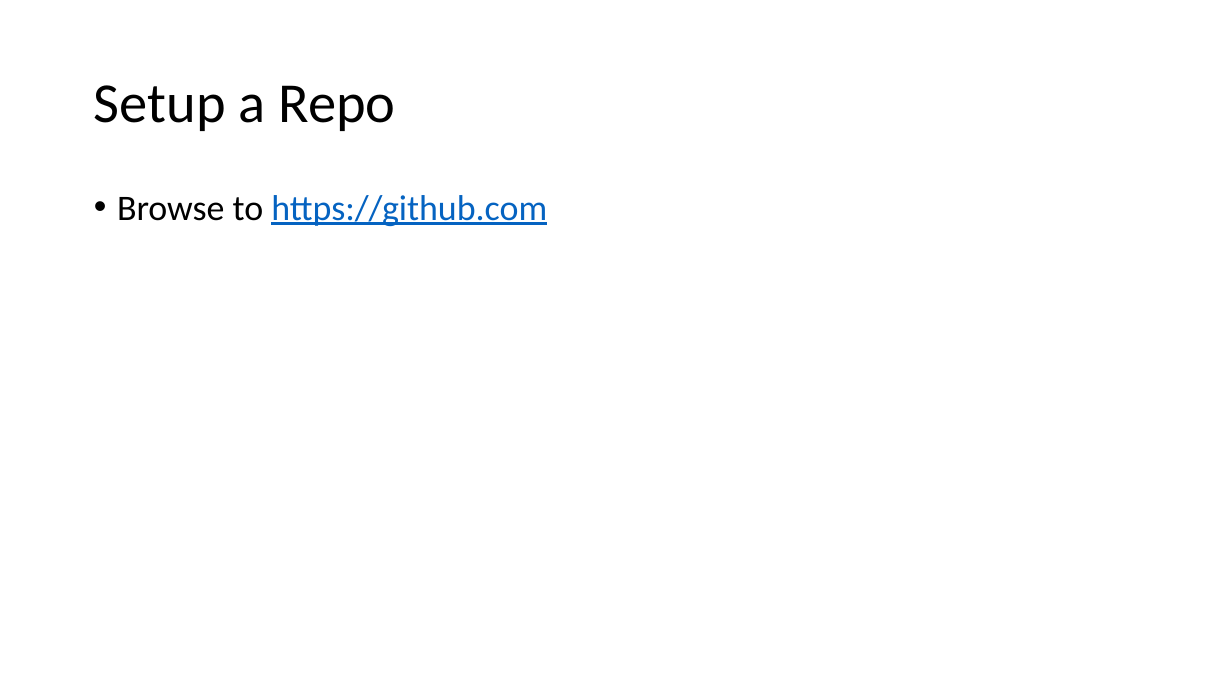
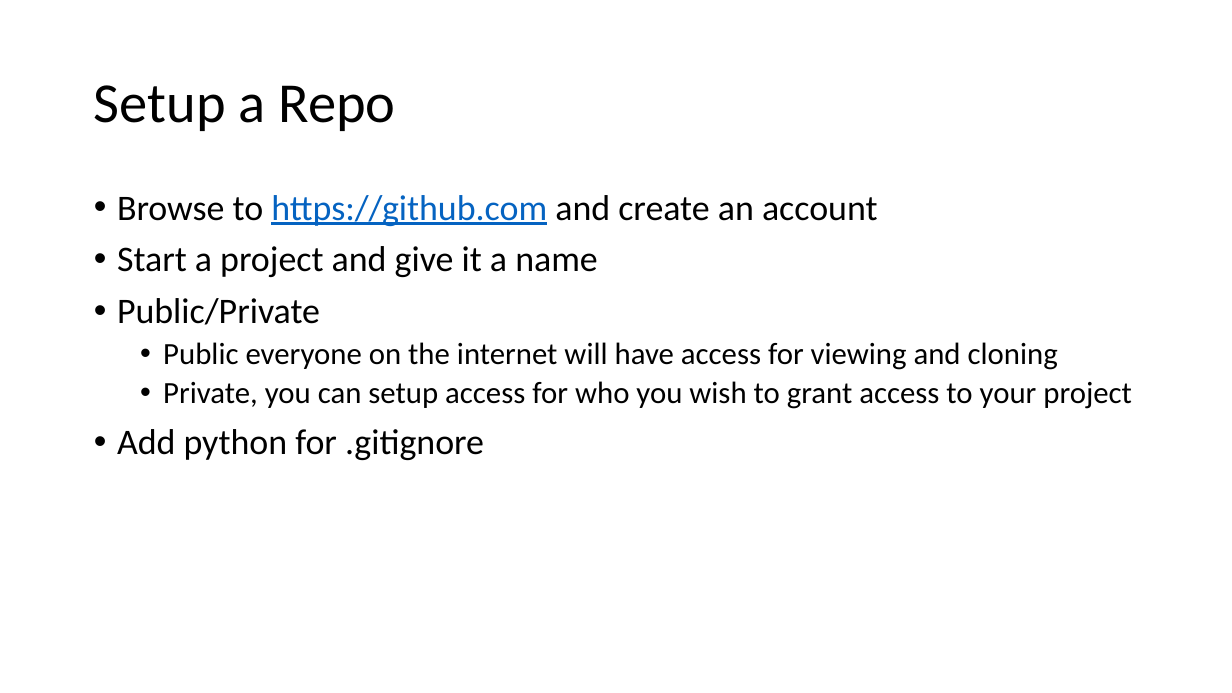
Before and after one commit to spirrello/devshow, a slide deck: slide 3 of Git101.pptx. Drawn at 1232x693 pixels with LibreOffice and Linux fonts; fonts in the diff are those of the drawing. Boxes give left, top, right and bottom in pixels: in the first picture for what was removed or moved away, otherwise in the second. Text is boxed around its words. In the diff, an @@ line names an element or a change of style, - is before the commit and + after.

```diff
--- a/Git101.pptx
+++ b/Git101.pptx
@@ text at (117, 195, 1132, 460): text changed; size 28 to 24 pt; text colour #0563C1 to #000000 @@
-• Browse to https://github.com
+• Browse to https://github.com and create an account
+• Start a project and give it a name
+• Public/Private
+  • Public everyone on the internet will have access for viewing and cloning
+  • Private, you can setup access for who you wish to grant access to your project
+• Add python for .gitignore
```
Also in this commit, not shown: 1 other slide changed, 4 slides added, 5 slides removed, 1 other file.
